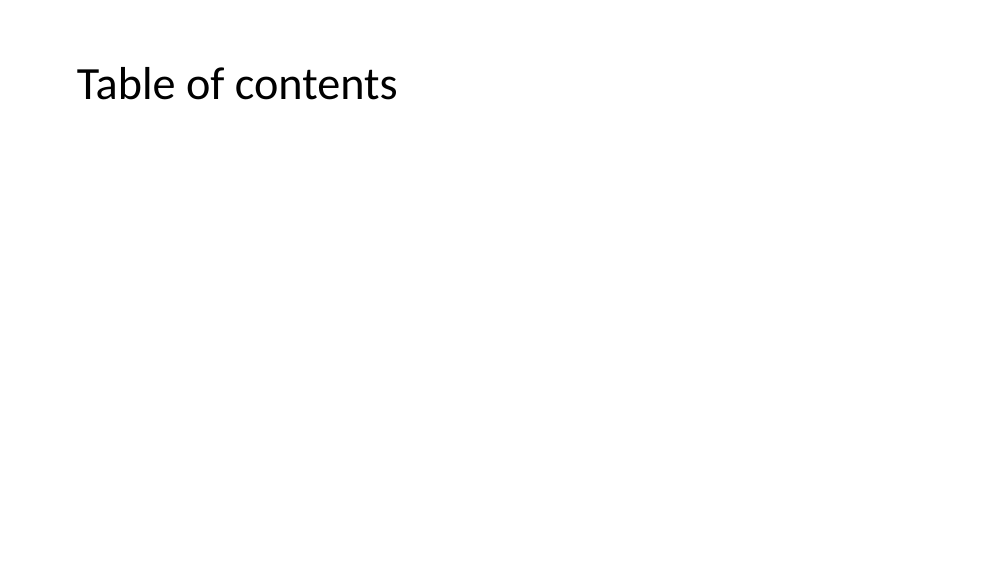
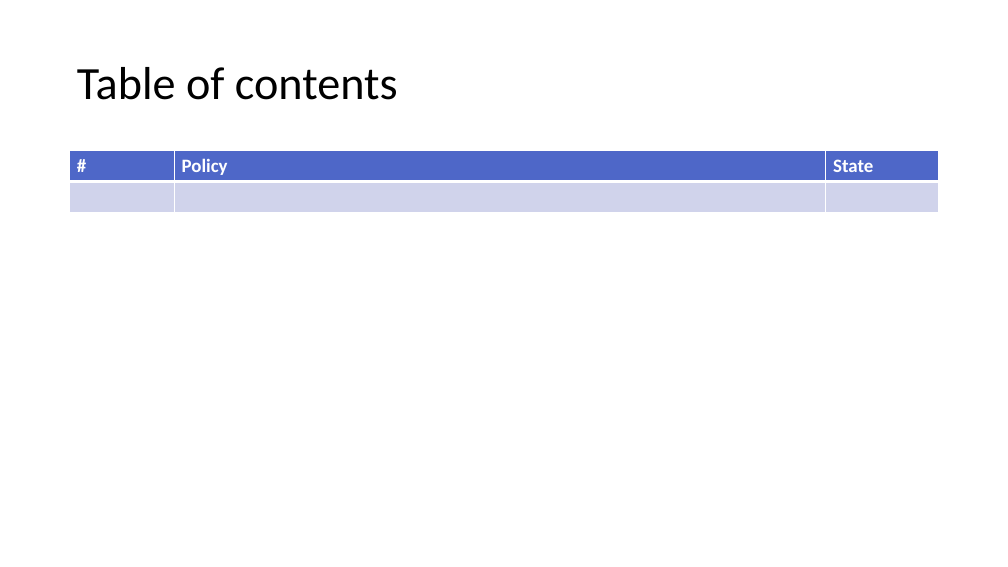
Before and after one commit to joshuafdo/idPowerToys, a slide deck: slide 2 of src/powerpointgenerator/Assets/PolicyTemplate.pptx. Drawn at 1008x567 pixels with LibreOffice and Linux fonts; fonts in the diff are those of the drawing. Boxes give left, top, right and bottom in pixels: in the first picture for what was removed or moved away, otherwise in the second. Text is boxed around its words. In the diff, an @@ line names an element or a change of style, - is before the commit and + after.

Commit message:
Added table formating

```diff
--- a/src/powerpointgenerator/Assets/PolicyTemplate.pptx
+++ b/src/powerpointgenerator/Assets/PolicyTemplate.pptx
@@ table added at (70, 151, 940, 212), 2 rows, 3 columns @@
+# | Policy | State
+ |  | 
```
Also in this commit, not shown: 2 other files.
